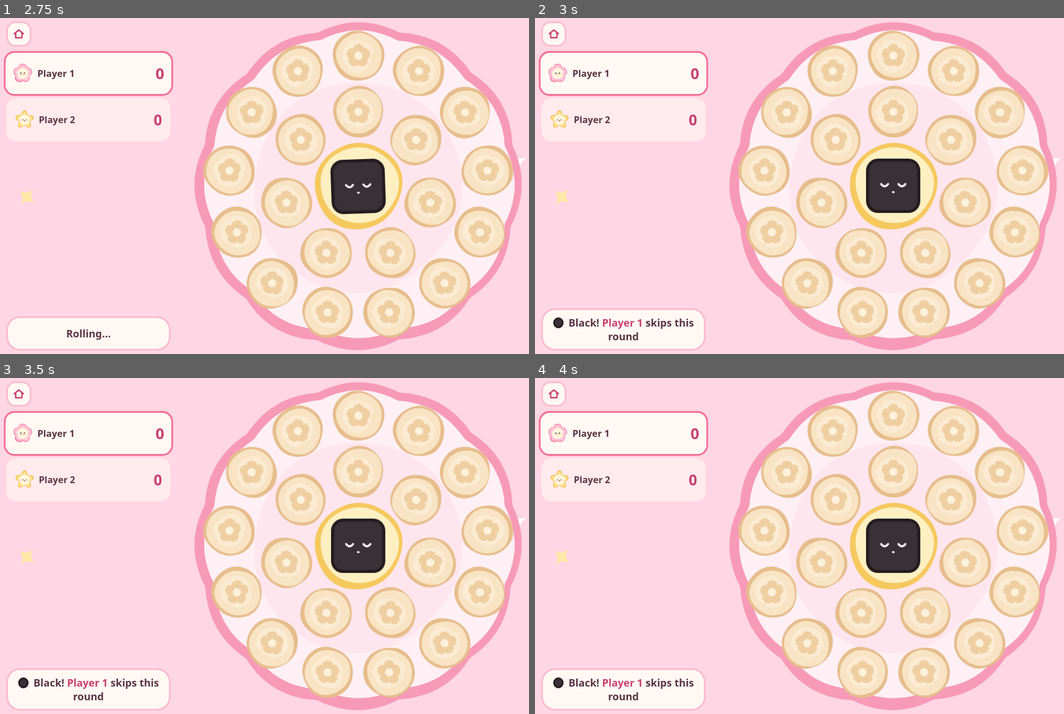
Above: before the commit, frames 1-4 (two rows, left to right).
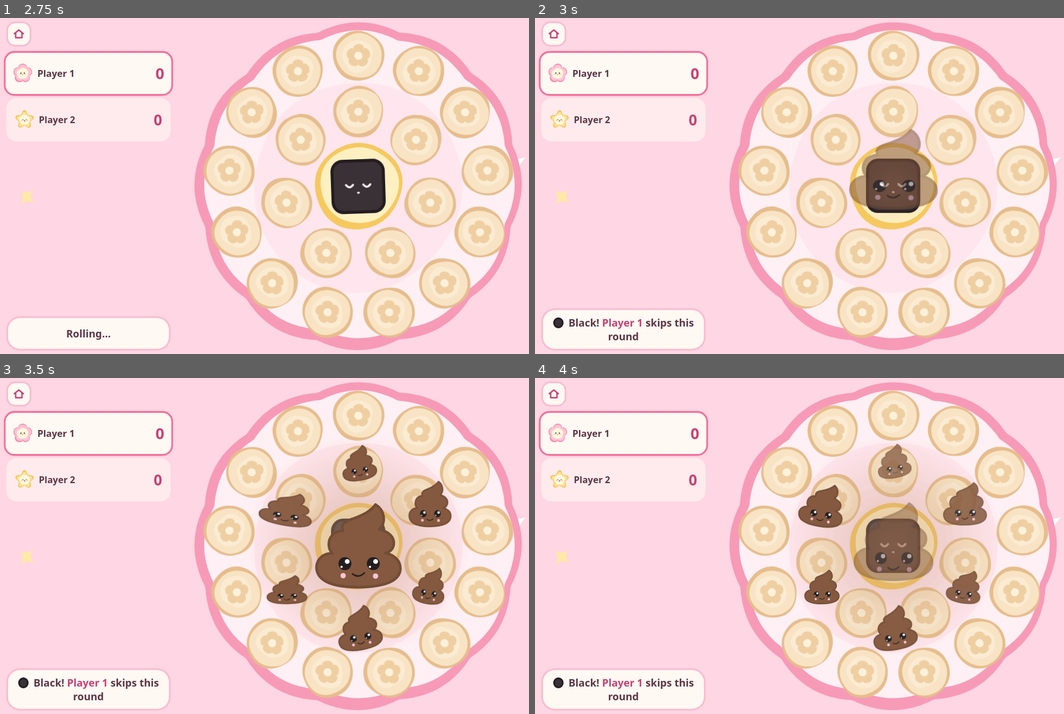
Above: after the commit, the same moments.

Repository: MarlonSteiner/memory-chiess
Game: browser game, page index.html
The game is run twice, just before and just after one commit, with the same random seed, the same clock (stepped at 60 frames per second) and the same inputs.
Inputs:
- Up to frame 1 (2.75 s): click "Local" at 1.27 s; click "Roll the dice" at 1.77 s; click "Hidden chip 2" at 1.87 s; click "Roll the dice" at 2.47 s
- Up to frame 2 (3 s): no input
- Up to frame 3 (3.5 s): click "Hidden chip 19" at 3.07 s
- Up to frame 4 (4 s): click "Hidden chip 18" at 3.67 s

Frame 1 is identical in both runs. In frame 2, 2.5% of the frame differs, in the area x 59-77%, y 32-57%; in frame 3, 8.9%, in the area x 48-86%, y 19-82%; in frame 4, 8.4%.

Commit message:
Drop poops on the board when the dice lands on black
Co-Authored-By: Claude Opus 5.5 <noreply@anthropic.com>

Diff:
--- a/art.js
+++ b/art.js
@@ -153,6 +153,16 @@
     return svg(100, `<g class="petal" style="--p:60ms">${wash(50, 50, 44, { edge: '#6cc876', fill: '#93dc96', light: '#c0efbb' }, seed, 'clover')}</g>`);
   }
 
+  // The dice's black side: a little swirl with big shiny eyes, dropped so it lands with a squash.
+  function poop() {
+    const eye = (x) => `<circle cx="${x}" cy="70" r="7.3" fill="#231f20"/><circle cx="${x + 2.6}" cy="67.6" r="2.7" fill="#fff"/><circle cx="${x - 3.8}" cy="73.6" r="1.3" fill="#fff"/>`;
+    return svg(100, `<g class="plop">` +
+      `<path d="M69.5 3.5C80 10 82 24 73.5 31.5C84 33.5 91 40 90 48C89.5 53 86 57.5 80.5 58C90 60 97.5 66 97.5 75C97.5 88 84 96 50 96.5C16 96.5 3 87 3 74C3 65 11 58 21 58.5C17 55 16.5 49 17 46C18 38 25 33 33 33C30 27 33 23 44 19.5C56 15 64 11 69.5 3.5Z" fill="#85593f" stroke="#724d35" stroke-width="3" stroke-linejoin="round"/>` +
+      eye(35) + eye(67) +
+      `<circle cx="33" cy="83.5" r="3" fill="#f5c4d8"/><circle cx="69.5" cy="84" r="3" fill="#f5c4d8"/>` +
+      `<path d="M43.5 81.5Q50 87 57 80.5" fill="none" stroke="#231f20" stroke-width="1.6" stroke-linecap="round"/></g>`);
+  }
+
   function hero() {
     const pal = { edge: '#f58fb0', fill: '#ffc4d6', light: '#ffe0ea' };
     const dots = [[100, 34], [86, 37], [160, 72], [152, 58], [152, 136], [140, 147], [58, 147], [46, 134], [40, 72], [48, 58]]
@@ -168,7 +178,7 @@
       sparkle(24, 166, 0.9, '#f6c544', 15) + sparkle(172, 170, 0.75, '#f6c544', -10) + sparkle(44, 186, 0.55, '#f6c544', 30));
   }
 
-  const api = { blob, wash, face, svg, sparkle, chipFront, chipBack, board, buddy, bloom, clover, cloverling, hero, WOOD, INK };
+  const api = { blob, wash, face, svg, sparkle, chipFront, chipBack, board, buddy, bloom, clover, cloverling, poop, hero, WOOD, INK };
   if (typeof module !== 'undefined') module.exports = api;
   else root.Art = api;
 })(this);
--- a/game.js
+++ b/game.js
@@ -265,6 +265,7 @@
   if (me !== session) return;
   if (face === BLACK) {
     say(`${dot(BLACK)} Black! <b>${safe(before.players[before.turn].name)}</b> skips this round`);
+    plop();
     await wait(1900);
     if (me !== session) return;
   }
@@ -307,6 +308,22 @@
     await wait(420);
   }
   if (me === session) settle();
+}
+
+// Black gets a big poop on the dice with little ones landing around it.
+function plop() {
+  const count = 6;
+  const piece = (x, y, size, turn, delay) =>
+    `<div class="bloom-flower" style="--x:${x}cqw;--y:${y}cqw;--s:${size}cqw;--r:${turn}deg;--d:${delay}ms">${Art.poop()}</div>`;
+  const box = document.createElement('div');
+  box.className = 'bloom stinky';
+  box.style.left = '50%'; box.style.top = '50%';
+  box.innerHTML = Array.from({ length: count }, (_, k) => {
+    const a = (k / count) * Math.PI * 2 - Math.PI / 2;
+    return piece((Math.cos(a) * 25).toFixed(1), (Math.sin(a) * 25).toFixed(1), 11 + (k % 2) * 3, ((k % 3) - 1) * 10, 120 + k * 55);
+  }).join('') + piece(0, 0, 27, 0, 0);
+  $('#chips').append(box);
+  setTimeout(() => box.remove(), 1700);
 }
 
 function burst(el, fill) {
--- a/index.html
+++ b/index.html
@@ -13,7 +13,7 @@
   <link rel="manifest" href="manifest.webmanifest">
   <link rel="apple-touch-icon" href="icons/apple-touch-icon.png">
   <link rel="icon" href="icons/icon-192.png">
-  <link rel="stylesheet" href="style.css?v=5">
+  <link rel="stylesheet" href="style.css?v=6">
 </head>
 <body>
   <div id="sky" aria-hidden="true"></div>
@@ -112,8 +112,8 @@
     </div>
   </div>
 
-  <script src="art.js?v=5"></script>
-  <script src="net.js?v=5"></script>
-  <script src="game.js?v=5"></script>
+  <script src="art.js?v=6"></script>
+  <script src="net.js?v=6"></script>
+  <script src="game.js?v=6"></script>
 </body>
 </html>
--- a/style.css
+++ b/style.css
@@ -277,6 +277,7 @@
 .burst span { position: absolute; left: 50%; top: 50%; width: 20px; height: 20px; margin: -10px; animation: fly .7s ease-out forwards; }
 
 .bloom { position: absolute; width: 0; height: 0; z-index: 8; pointer-events: none; }
+.bloom.stinky { z-index: 11; }
 .bloom.lucky::before {
   content: "";
   position: absolute;
@@ -288,6 +289,17 @@
   background: radial-gradient(closest-side, rgba(170, 236, 170, .75), rgba(170, 236, 170, 0));
   animation: pop .35s ease-out backwards, bloom-fade .5s ease-in .85s forwards;
 }
+.bloom.stinky::before {
+  content: "";
+  position: absolute;
+  left: -34cqw;
+  top: -34cqw;
+  width: 68cqw;
+  height: 68cqw;
+  border-radius: 50%;
+  background: radial-gradient(closest-side, rgba(196, 150, 118, .55), rgba(196, 150, 118, 0));
+  animation: pop .35s ease-out backwards, bloom-fade .5s ease-in .95s forwards;
+}
 .bloom-flower {
   position: absolute;
   left: calc(var(--x) - var(--s) / 2);
@@ -296,6 +308,10 @@
   height: var(--s);
   rotate: var(--r);
   animation: bloom-fade .5s ease-in calc(var(--d) + .75s) forwards;
+}
+.plop {
+  transform-origin: 50px 96px;
+  animation: plop .5s ease-out var(--d) backwards;
 }
 .petal {
   transform-origin: 50px 50px;
@@ -372,6 +388,11 @@
 @keyframes breathe { 50% { scale: 1.05; } }
 @keyframes sway { 0%, 100% { rotate: -2.5deg; } 50% { rotate: 2.5deg; } }
 @keyframes petal { from { transform: scale(0) rotate(-50deg); opacity: 0; } }
+@keyframes plop {
+  0% { transform: translateY(-46px) scale(.8, 1.15); opacity: 0; }
+  45% { transform: translateY(0) scale(1.22, .76); opacity: 1; }
+  72% { transform: scale(.92, 1.1); }
+}
 @keyframes bloom-fade { to { opacity: 0; translate: 0 -2.5cqw; scale: .85; } }
 @keyframes fly { from { transform: scale(.4); opacity: 1; } to { transform: translate(var(--x), var(--y)) scale(1); opacity: 0; } }
 @keyframes fall { to { transform: translateY(110dvh) rotate(300deg); } }
--- a/sw.js
+++ b/sw.js
@@ -1,5 +1,5 @@
 // Network first, so updates show up right away; the cache keeps the game playable offline.
-const CACHE = 'memory-chiess-v5';
+const CACHE = 'memory-chiess-v6';
 const FILES = ['./', 'index.html', 'style.css', 'art.js', 'net.js', 'game.js', 'vendor/mqtt.min.js', 'manifest.webmanifest',
   'icons/apple-touch-icon.png', 'icons/icon-192.png', 'icons/icon-512.png'];
 
